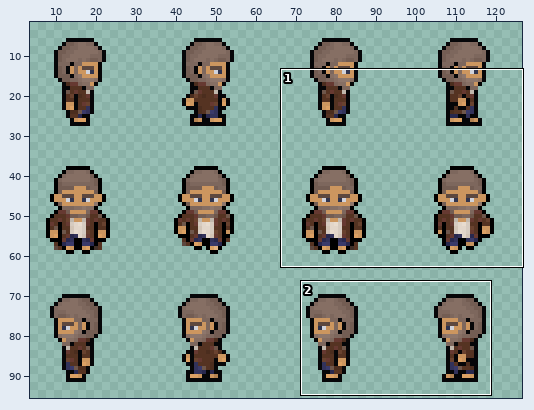
A sprite sheet gets an edit: project/world/characters/npcs/town/vagrant/vagrant_movement.png. The first picture is a wide view before the edit; the outline marks the close-up.
Close-up. The starting point:
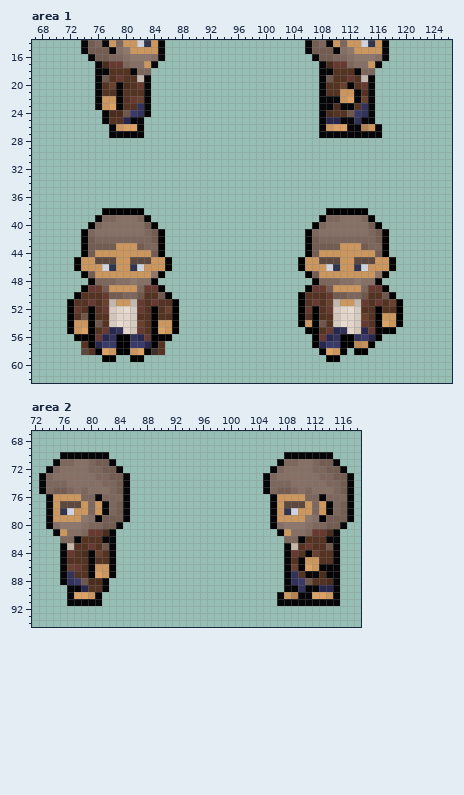
The file is 128x128 pixels. Colours within 5 levels of each other are drawn and written as one. Shown: area 1: x 67..126, y 14..62; area 2: x 72..118, y 67..94. The wide view leaves out empty margins. The commit also changed other parts of the picture, which this record leaves out.
And afterwards:
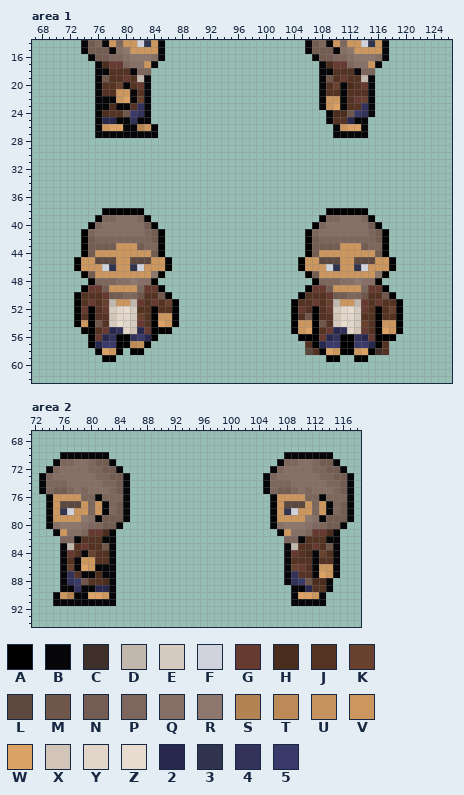
Palette (. is transparent): A #000000  B #060608  C #3e2f28  D #c1b7ac  E #d6cbc0  F #d1d3dc  G #663931  H #4b2d1e  J #553322  K #69422f  L #5d483f  M #6f574b  N #735d53  P #7d675d  Q #866f64  R #8e776c  S #b48352  T #bb8a57  U #c5925d  V #cc965f  W #dca164  X #d2c4b6  Y #e2d6ca  Z #e8dccf  2 #28284e  3 #30344e  4 #32325a  5 #3a3a6a
Changes in this commit:
--- area 1
@@ x 67..126 @@
 18 .........BBJJJBPP........................BBJJJBPP...........
-19 .........BMJGJJDB........................BMJJGJDB...........
-20 .........BJKBHJGB........................BJJKBJGB...........
-21 .........BJJBJJJB........................BJJVVBJB...........
-22 .........BVVBJGKB........................BBBVWBKB...........
-23 .........BVWBJJ4B........................BBHBBJ4B...........
-24 ..........BHHM54B........................BHJJM54B...........
-25 ..........BJJ2BB.........................B22BB4BB...........
-26 ...........BVWWB.........................BVWWBBSVB..........
-27 ...........BBBBB.........................BBBBBBBBB..........
+19 .........BMJJGJDB........................BMJGJJDB...........
+20 .........BJJKBJGB........................BJKBHJGB...........
+21 .........BJJVVBJB........................BJJBJJJB...........
+22 .........BBBVWBKB........................BVVBJGKB...........
+23 .........BBHBBJ4B........................BVWBJJ4B...........
+24 .........BHJJM54B.........................BHHM54B...........
+25 .........B22BB4BB.........................BJJ2BB............
+26 .........BVWWBBSVB.........................BVWWB............
+27 .........BBBBBBBBB.........................BBBBB............
 28 ............................................................
@@ x 67..126 @@
 50 ......AJJJGNNPPMJJMA..................AJJJGNNPPMJJMA........
-51 .....AJJGJKDVVDGJGJJA.................AJGJKDVVDGJGJKA.......
-52 .....AGJAJGEYZEGJAJKA.................AGAJGEYZEJJAJJA.......
-53 .....AJMAJJXYYEJJAJJA.................AJAJJXYYEKJAVVA.......
-54 .....AVVAMJEZYEKJAVVA.................AVAMJEZYEGJAWVA.......
-55 .....AVWAJG24YXGJAWVA..................AAJG24YX2GAAA........
-56 ......AAAG24AA42GAAA....................AG24AA452A..........
-57 .......JA255AA552AJ.....................A255AATUA...........
-58 .......LJAWVAAVWACJ......................AWVA.AA............
-59 ..........AA..AA..........................AA................
+51 ......AJGJKDVVDGJGJKA................AJJGJKDVVDGJGJJA.......
+52 ......AGAJGEYZEJJAJJA................AGJAJGEYZEGJAJKA.......
+53 ......AJAJJXYYEKJAVVA................AJMAJJXYYEJJAJJA.......
+54 ......AVAMJEZYEGJAWVA................AVVAMJEZYEKJAVVA.......
+55 .......AAJG24YX2GAAA.................AVWAJG24YXGJAWVA.......
+56 ........AG24AA452A....................AAAG24AA42GAAA........
+57 ........A255AATUA......................JA255AA552AJ.........
+58 .........AWVA.AA.......................LJAWVAAVWACJ.........
+59 ..........AA..............................AA..AA............
 60 ............................................................
--- area 2
@@ x 72..118 @@
 82 ....PPBJJJBB........................PPBJJJBB...
-83 ....BDJJGJMB........................BDJGJJMB...
-84 ....BGJHBKJB........................BGJBKJJB...
-85 ....BJJJBJJB........................BJBVVJJB...
-86 ....BKGJBVVB........................BKBWVBBB...
-87 ....B4JJBWVB........................B4JBBHBB...
-88 ....B45MHHB.........................B45MJJHB...
-89 .....BB2JJB.........................BB4BB22B...
-90 .....BWWVB.........................BVSBBWWVB...
-91 .....BBBBB.........................BBBBBBBBB...
+83 ....BDJGJJMB........................BDJJGJMB...
+84 ....BGJBKJJB........................BGJHBKJB...
+85 ....BJBVVJJB........................BJJJBJJB...
+86 ....BKBWVBBB........................BKGJBVVB...
+87 ....B4JBBHBB........................B4JJBWVB...
+88 ....B45MJJHB........................B45MHHB....
+89 ....BB4BB22B.........................BB2JJB....
+90 ...BVSBBWWVB.........................BWWVB.....
+91 ...BBBBBBBBB.........................BBBBB.....
 92 ...............................................
